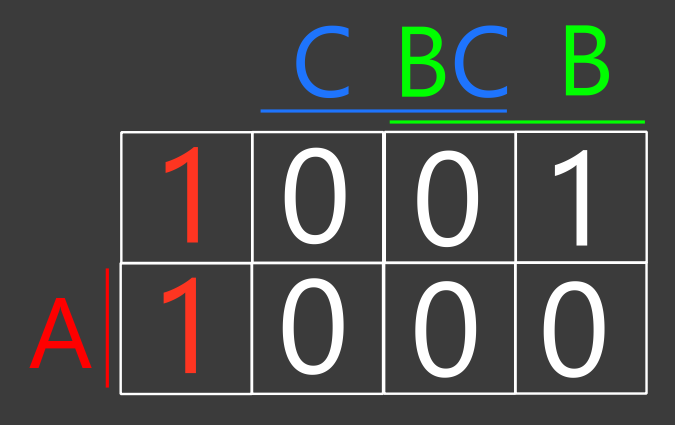
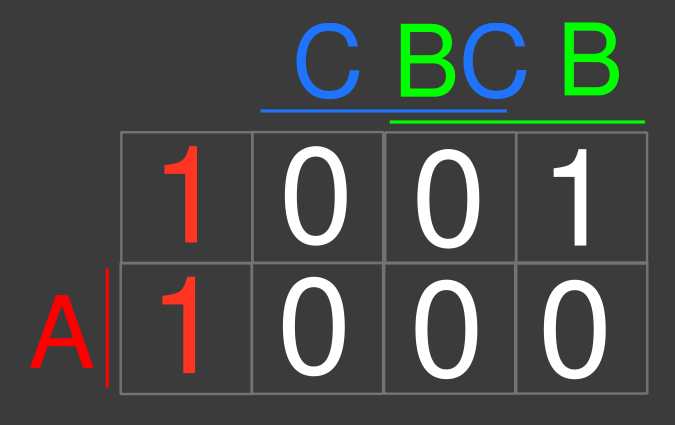
Revision of a layered 675 x 425 image; what changed, layer by layer:
painted on "Background" over [29, 22, 649, 396]
